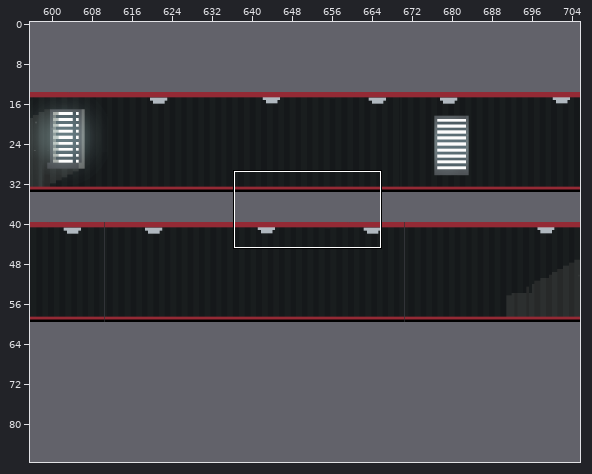
Two states of a Tiled map, Testing/assets/Town2.tmx. The first picture is a wide view before the edit; the outline marks the close-up.
Close-up. Old version:
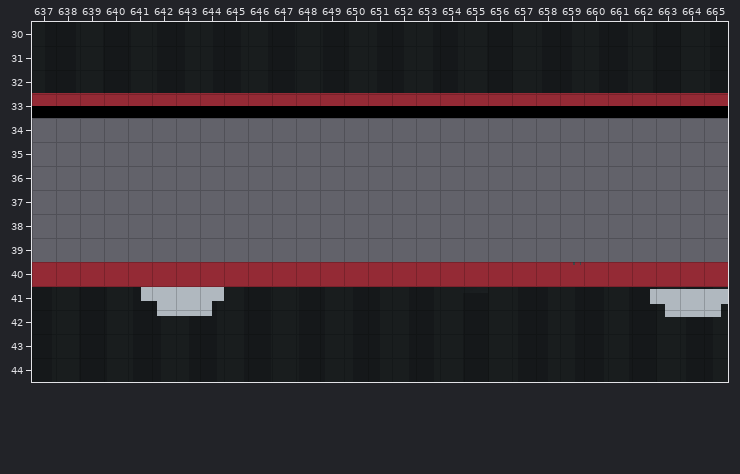
Cells are 16x16 px. Shown: x 637..665, y 30..44. The commit also changed other parts of the map, which this record leaves out.
After:
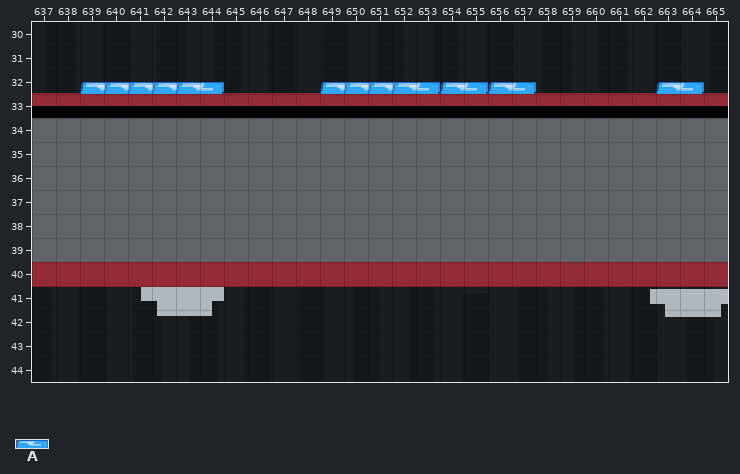
Key: from "water": A 0.
_ is an empty cell.
Tiles of an added or newly shown layer are drawn over the layers below it.
Difference:
Layer "Books" (added):
y 32: x 639..643 _____ -> AAAAA; x 649..652 ____ -> AAAA; x 654 _ -> A; x 656 _ -> A; x 663 _ -> A
